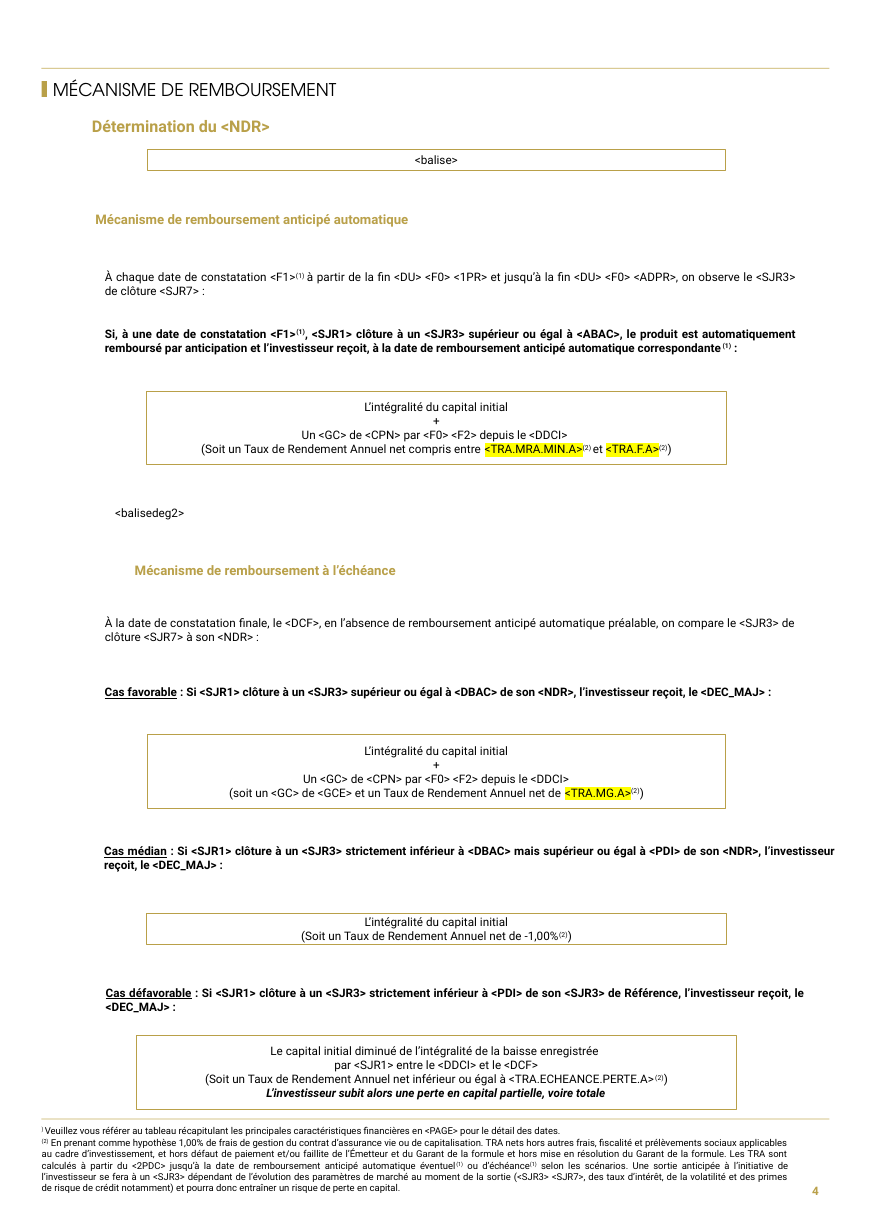
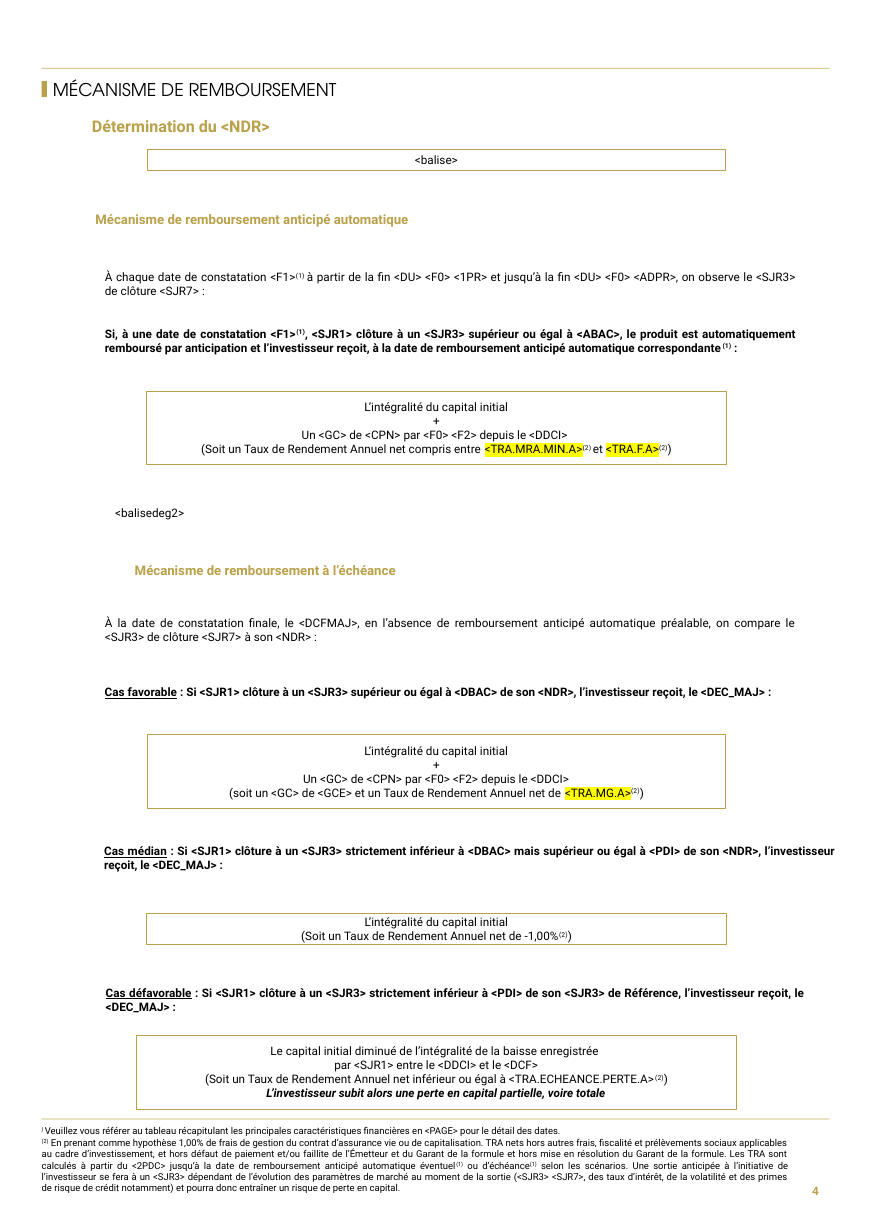
Before and after one commit to guillaumejacquin/equitim-project, a slide deck: slide 4 of Templates/testmercredi.pptx. Drawn at 871x1232 pixels with LibreOffice and Linux fonts; fonts in the diff are those of the drawing; background and template pictures are left out. Boxes give left, top, right and bottom in pixels: in the first picture for what was removed or moved away, otherwise in the second. Text is boxed around its words. In the diff, an @@ line names an element or a change of style, - is before the commit and + after.

```diff
--- a/Templates/testmercredi.pptx
+++ b/Templates/testmercredi.pptx
@@ text at bbox=[105, 616, 795, 641]: text changed @@
-À la date de constatation finale, le <DCF>, en l’absence de remboursement anticipé automatique préalable, on compare le <SJR3> de clôture <SJR7> à son <NDR> :
+À la date de constatation finale, le <DCFMAJ>, en l’absence de remboursement anticipé automatique préalable, on compare le <SJR3> de clôture <SJR7> à son <NDR> :
```
Also in this commit, not shown: 1 other slide changed, 19 other files.
